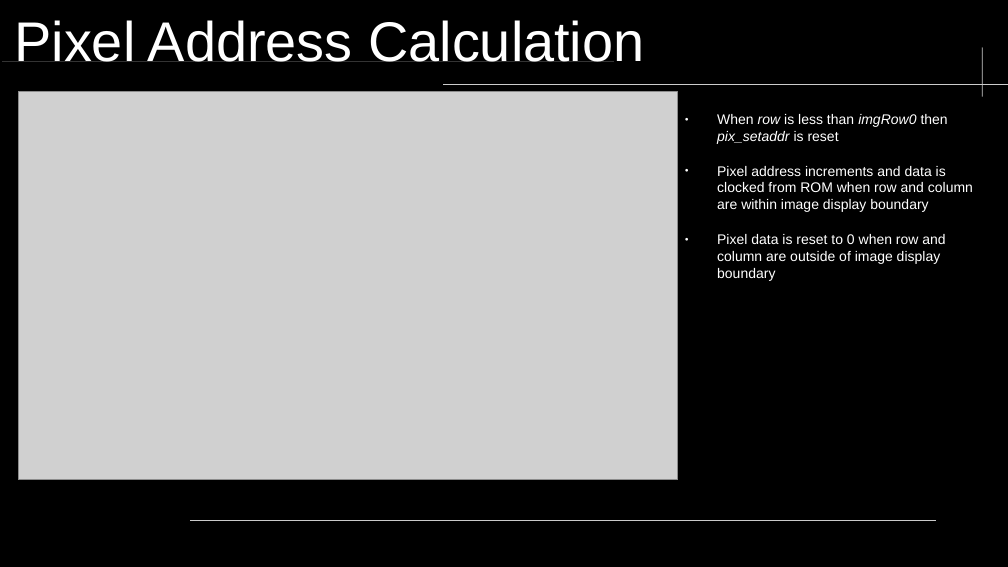
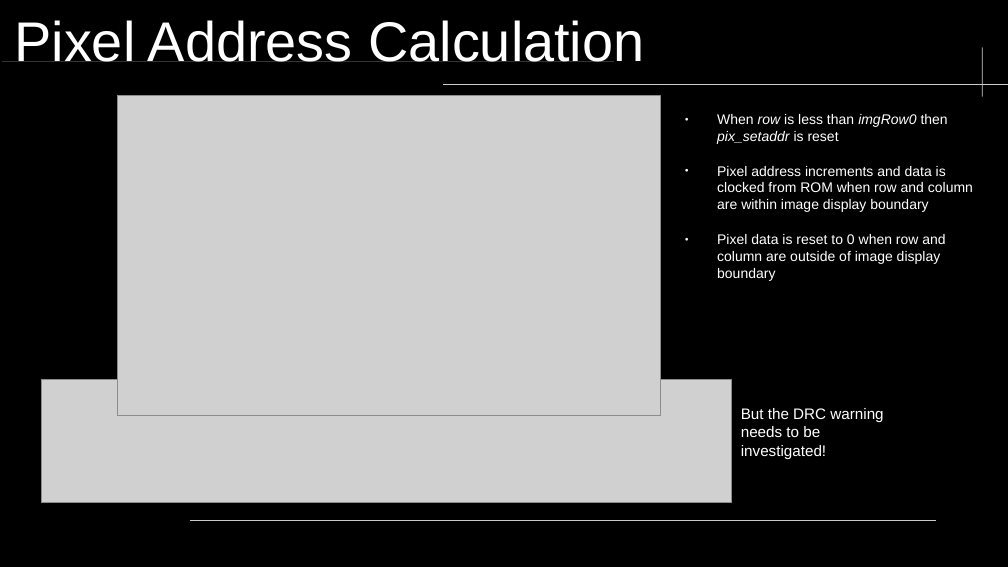
Before and after one commit to neiderm/retro_comp_fpga, a slide deck: slide 10 of docs/soc_t80_vga_mux.odp. Drawn at 1008x567 pixels with LibreOffice and Linux fonts; fonts in the diff are those of the drawing; grey boxes stand for pictures; background and template pictures are left out. Boxes give left, top, right and bottom in pixels: in the first picture for what was removed or moved away, otherwise in the second. Text is boxed around its words. In the diff, an @@ line names an element or a change of style, - is before the commit and + after.

Commit message:
Reset the RAMB to fix async control check DRC warning.

```diff
--- a/docs/soc_t80_vga_mux.odp
+++ b/docs/soc_t80_vga_mux.odp
@@ picture: place and size @@
-picture at (18, 91, 678, 480)
+picture at (118, 96, 660, 416)
@@ picture added at (41, 380, 732, 503) @@
@@ text added at (741, 408, 883, 459), 12 pt, text #FFFFFF @@
+But the DRC warning needs to be investigated!
```
Also in this commit, not shown: 1 slide added, 3 other files.
